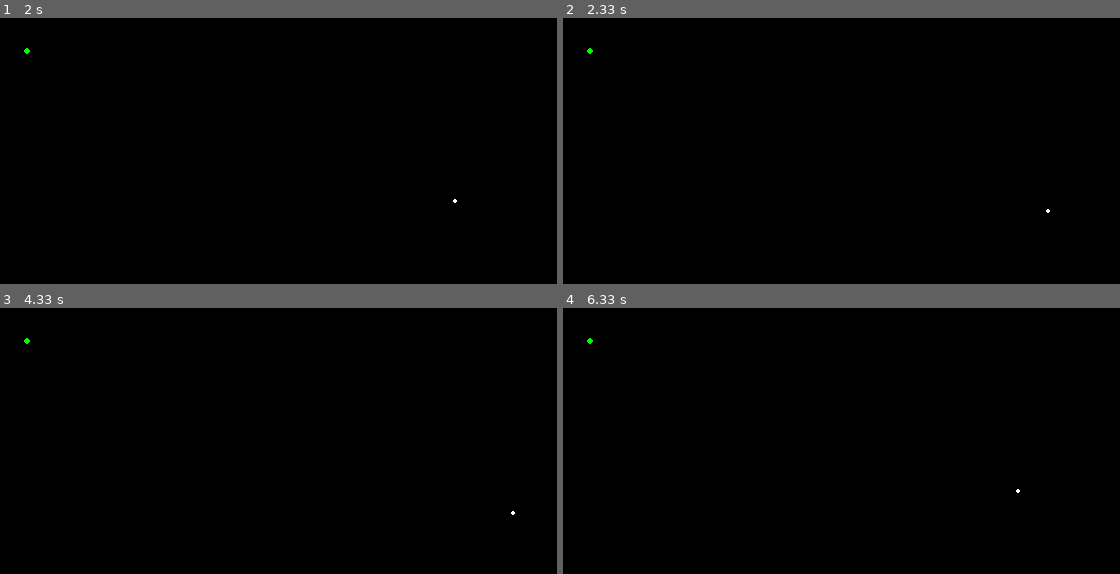
Above: before the commit, frames 1-4 (two rows, left to right).
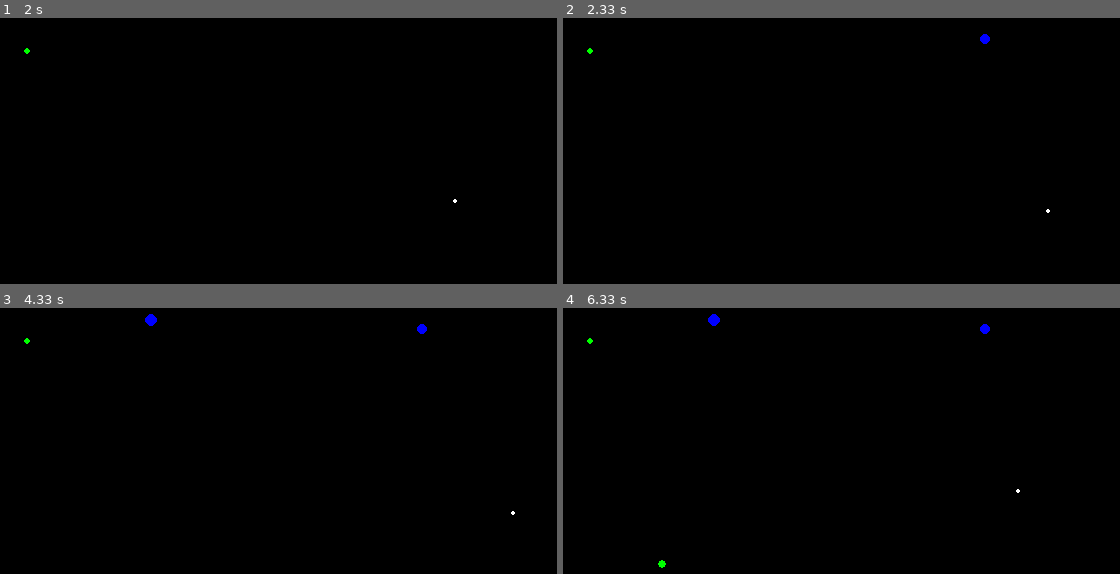
Above: after the commit, the same moments.

Repository: kaltinril/pythonTeaching
Game: pygame game, started from gameExamples/snake/snake.py
Same seed, same stepped clock (60 frames per second), same inputs: the game is played once before the commit and once after it.
Inputs:
- Up to frame 1 (2 s): hold Right 0.33-0.8 s; hold Up 0.83-1.13 s; hold Right 1.17-1.63 s
- Up to frame 2 (2.33 s): hold Down from 2.23 s (still down)
- Up to frame 3 (4.33 s): release Down at 2.53 s; hold Left 2.57-2.97 s; hold Up 3-3.37 s; hold Right 3.4-4.03 s; hold Down from 4.07 s (still down)
- Up to frame 4 (6.33 s): release Down at 4.43 s; hold Left 4.47-4.93 s; hold Right 4.97-5.43 s; hold Up 5.47-5.77 s; hold Right 5.8-6.27 s; hold Left from 6.3 s (still down)

Frame 1 is identical in both runs. In frame 2, less than 0.1% of the frame differs, in the area x 74-77%, y 6-10%; in frame 3, 0.1%; in frame 4, 0.2%, in the area x 17-77%, y 2-98%.

Commit message:
Add random sizes and colors to the fruit

Diff:
--- a/gameExamples/snake/snake.py
+++ b/gameExamples/snake/snake.py
@@ -8,6 +8,11 @@
 WHITE = (255, 255, 255)
 BLACK = (0, 0, 0)
 GREEN = (0, 255, 0)
+RED = (255, 0, 0)
+BLUE = (0, 0, 255)
+
+fruit_colors = [RED, GREEN, BLUE]
+
 SCREEN_WIDTH = 640
 SCREEN_HEIGHT = 480
 fps = 60.0
@@ -18,7 +23,8 @@
 snake_size = 2
 
 # List of "fruit" to eat
-fruit = [(50, 50)]
+fruit = [(50, 50, 3, GREEN)]
+fruit_total = 4
 fruit_size = 3
 
 # initialize everything for drawing
@@ -50,7 +56,7 @@
 
     # Draw the fruit
     for f in fruit:
-        pygame.draw.circle(screen, GREEN, f, fruit_size)
+        pygame.draw.circle(screen, f[3], (f[0], f[1]), f[2])
 
     # draw snake
     for point in snake:
@@ -63,8 +69,19 @@
     new_point = (last_point[0] + (snake_v[0] * snake_size), last_point[1] + (snake_v[1] * snake_size))
     snake.append(new_point)
 
+    # Check if the snake collided with the fruit
+    eaten = False
+    for i in range(0, len(fruit)):
+        f = fruit[i]
+        distance = math.sqrt((f[0] - last_point[0])**2 + (f[1] - last_point[1])**2)
+        if distance < (snake_size + f[2]):
+            fruit.pop(i)
+            eaten = True
+            break
+
     # remove the last point
-    snake.pop(0)
+    if not eaten:
+        snake.pop(0)
 
     # Check if the snake collided with the walls
     if (
@@ -78,24 +95,19 @@
         snake_v = (0, 0)
         fruit.clear()
 
-    # Check if the snake collided with the fruit
-    for i in range(0, len(fruit)):
-        f = fruit[i]
-        distance = math.sqrt((f[0] - last_point[0])**2 + (f[1] - last_point[1])**2)
-        if distance < (snake_size + fruit_size):
-            fruit.pop(i)
-            break
-
-    # Move the fruit every 10 seconds
-    if time_elapsed_since_last_action > 10000 or len(fruit) == 0:
+    # spawn another fruit every 2 seconds
+    if time_elapsed_since_last_action > 2000 or len(fruit) == 0:
         x = random.randint(10, SCREEN_WIDTH - 10)
         y = random.randint(10, SCREEN_HEIGHT - 10)
+        s = random.randint(2, 7)
+        c = random.randint(0, 2)
 
-        if len(fruit) > 0:
-            fruit.pop()
+        fruit.append((x, y, s, fruit_colors[c]))
+        time_elapsed_since_last_action = 0
 
-        fruit.append((x, y))
-        time_elapsed_since_last_action = 0
+    # Only keep so many
+    if len(fruit) > fruit_total:
+        fruit.pop(0)
 
     # Force to 60 FPS
     dt = fps_clock.tick(fps)
